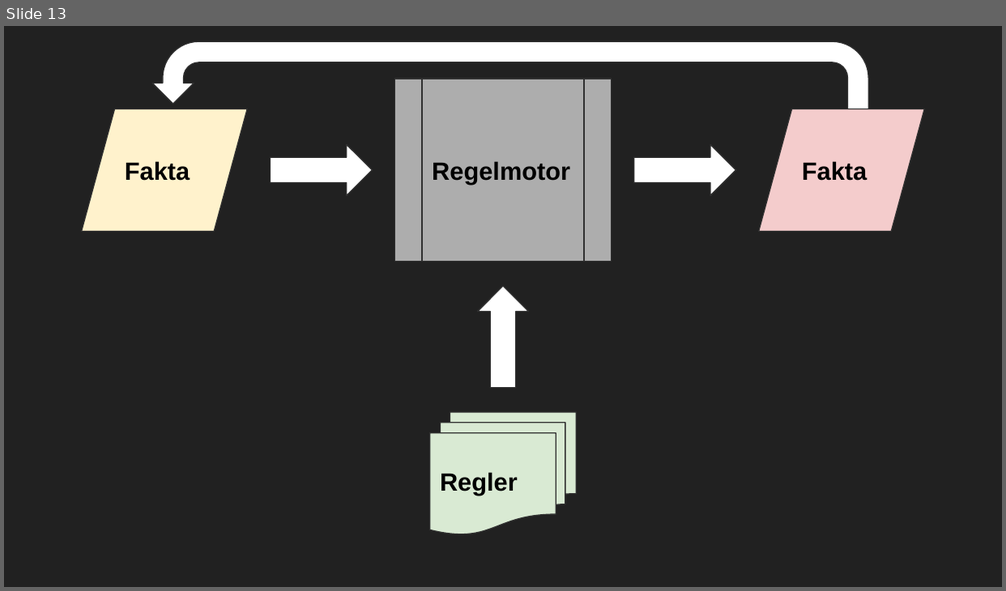
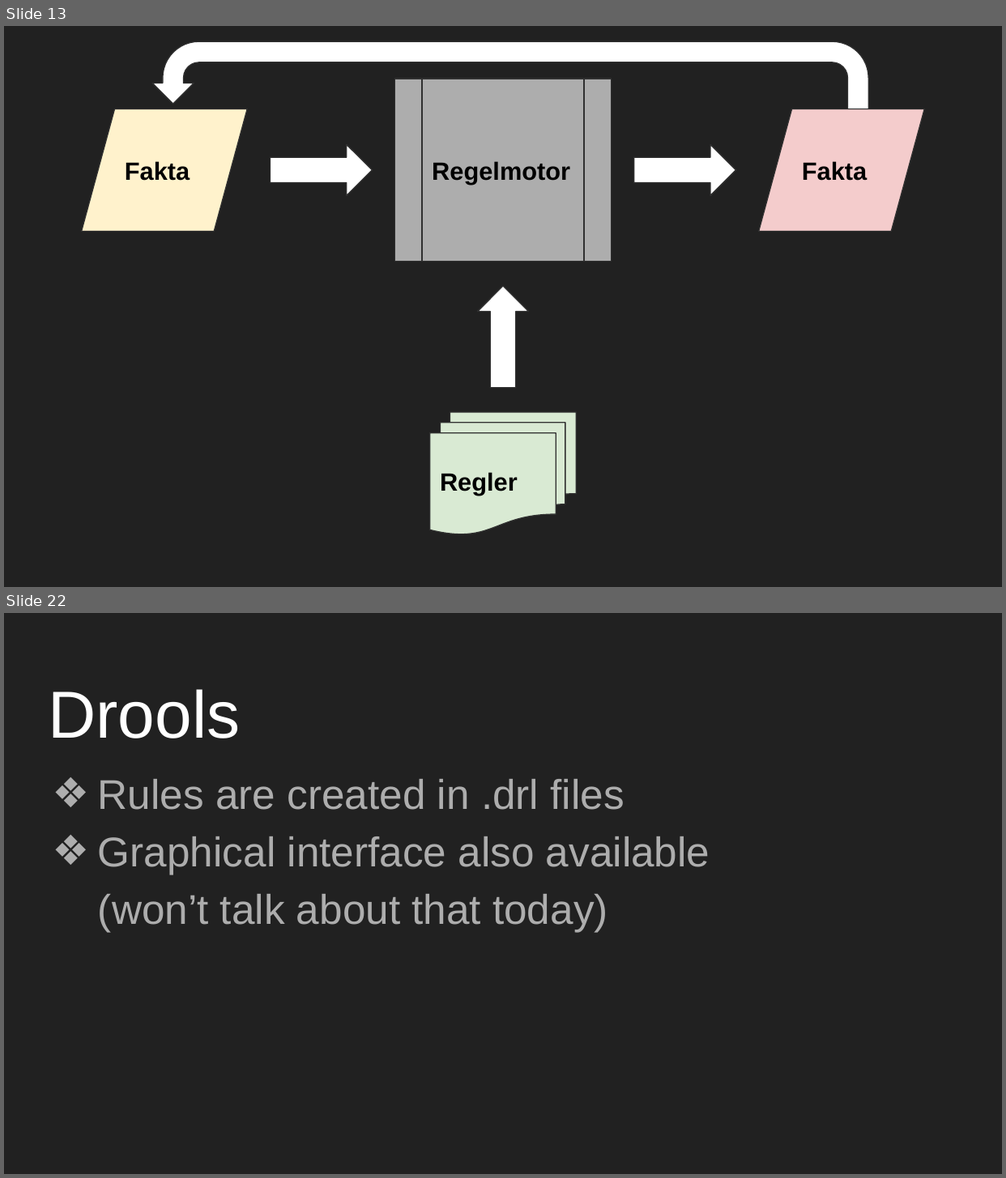
Before and after one commit to mejsla/stepup-drools-2019, a slide deck: docs/Regelmotorer.pptx. Shown one above the other, each under a label of ours: slide 13 before the commit, slides 13 and 22 after it; the slides between them are not shown. The pictures are 1006x591 and 1006x1178 pixels, drawn with LibreOffice and Linux fonts; fonts in the diff are those of the drawing. Boxes give left, top, right and bottom in pixels: in the first picture for what was removed or moved away, otherwise in the second. Text is boxed around its words. In the diff, an @@ line names an element or a change of style, - is before the commit and + after.

```diff
--- a/docs/Regelmotorer.pptx
+++ b/docs/Regelmotorer.pptx
@@ slide 22 added at <box>4,613,1002,1174</box>, background #212121 @@
@@ title added at <box>48,689,240,739</box>, 48 pt, text #FFFFFF @@
+Drools
@@ text added at <box>98,779,710,932</box>, 30 pt, text #ADADAD @@
+❖ Rules are created in .drl files
+❖ Graphical interface also available
+  (won’t talk about that today)
```
Also in this commit, not shown: 3 slides changed, 20 other slides added, 1 slide removed.
